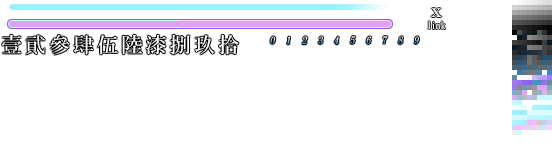
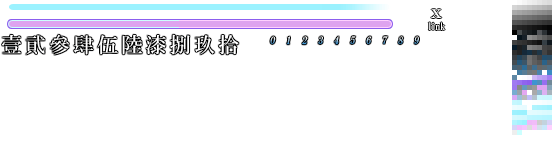
Before/after of a 552 × 160 layered artwork. What changed in the layer stack:
painted on "ｘ link" over [428,8,446,30]
